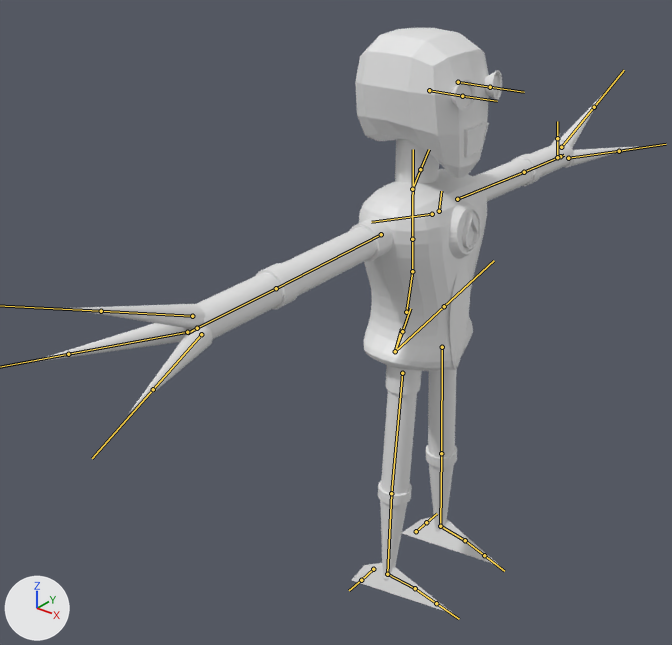
What one commit did to the FBX model Assets/3DModels/Robot/android.fbx.
The view is the same before and after, from a 50 mm camera at (8.47, -12.77, 11.02) aimed at (-0.95, -0.99, 3.72). Every picture has the same lights, and +X, +Y and +Z are marked at lower left. The bones that bend it are drawn over the model as lines.
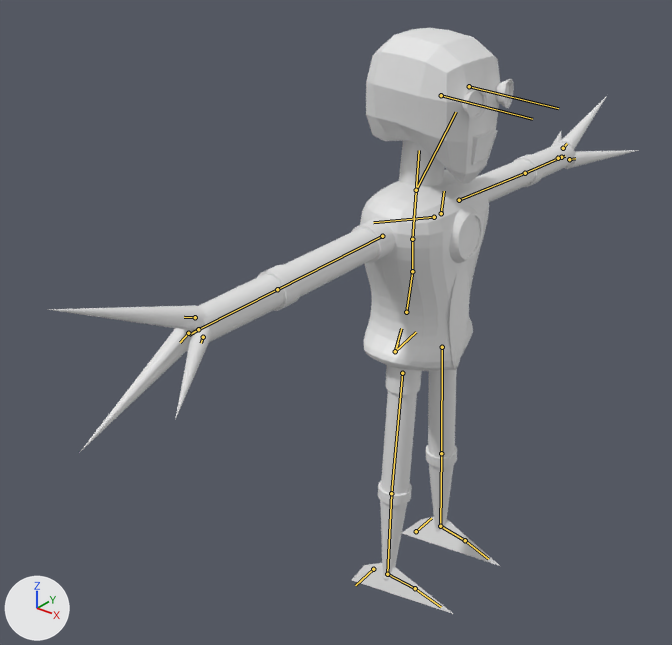
The newer file adds an action. The first version stands in its rest pose; the second is drawn at frame 1 of the action 'metarig|Iddle'.

The change in detail:
Bone 'spine.003' (bone_spine_003) turns from (0, 0, 0) to (5, 0, 0) degrees about its own x, y and z.
Bone 'palm.01.R' (bone_palm_01_r) turns from (0, 0, 0) to (0, 3, -15) degrees about its own x, y and z.
Bone 'palm.02.R' (bone_palm_02_r) turns from (0, 0, 0) to (3, 12, 13) degrees about its own x, y and z.
Bone 'palm.03.R' (bone_palm_03_r) turns from (0, 0, 0) to (48, 41, 14) degrees about its own x, y and z.

Boxes [x1, y1, x2, y2] around the edits, measured in the pictures (672 x 645 px):
'Cube.003', posed
    before: [28, 28, 639, 614]
    after: [47, 28, 639, 614]
'Circle', no longer drawn
    before: [462, 212, 478, 249]
bone 'spine.003', root to tip
    before: (412, 239) to (413, 149)
    after: (412, 239) to (419, 150)
bone 'palm.01.R', root to tip
    before: (201, 334) to (153, 389)
    after: (203, 337) to (201, 343)
bone 'palm.02.R', root to tip
    before: (192, 316) to (101, 311)
    after: (195, 317) to (184, 317)
bone 'palm.03.R', root to tip
    before: (187, 332) to (68, 354)
    after: (188, 333) to (180, 342)
